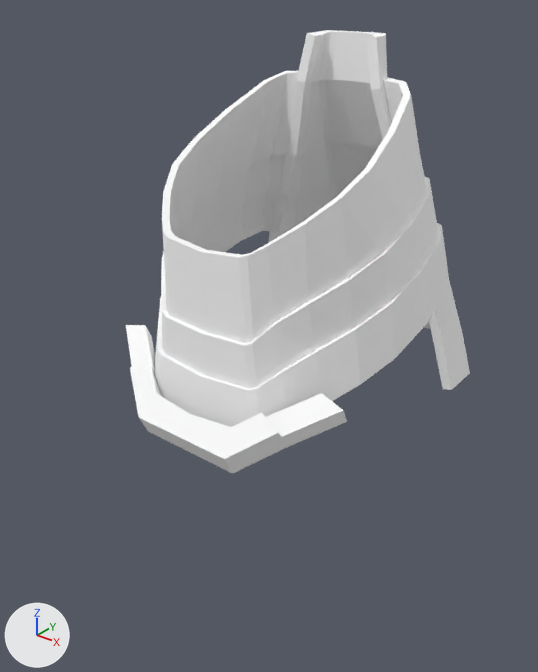
The Blender file Parts/1. Head/1.2. Neck/neck.blend: old version first, new version second.
One viewpoint serves both versions: a 50 mm lens placed at (22.5, -26.9, 162.1), pointed at (-0.2, 1.5, 144.4). Arrows for +X, +Y and +Z are at lower left; the lights stay in place.

In view in the first picture: 'Iron_Man_Mark_VII'.
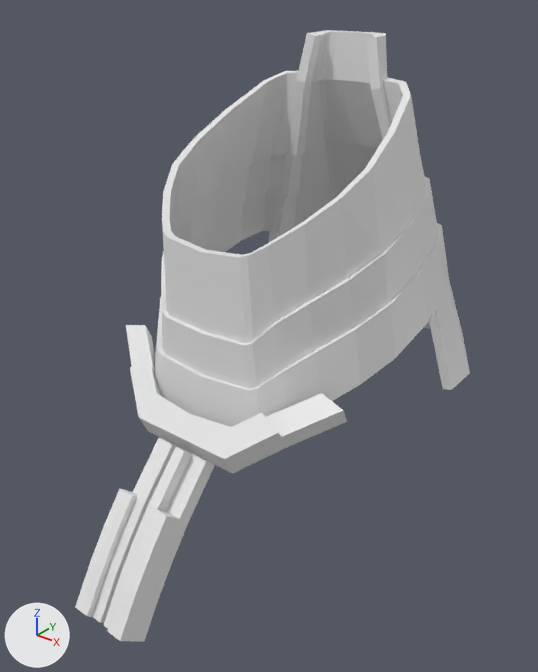
The change, as JSON lines over the scene's bpy script:
```json
{"block": "me_iron_man_mark_vii", "where": "# used by ob_iron_man_mark_vii; location = (0.0, 0.0, 0.0); rotation_euler = (1.571, 0.0, 0.0), in degrees (90, 0, 0)"}
{"op": "remove", "block": "me_iron_man_mark_vii", "code": "me_iron_man_mark_vii.from_pydata(...)  # 2463 vertices, 2432 faces; spans x -7.7..7.4, y 140.1..159.4, z -16.9..5.5"}
{"op": "add", "block": "me_iron_man_mark_vii", "code": "me_iron_man_mark_vii.from_pydata(...)  # 2975 vertices, 2936 faces; spans x -7.7..7.4, y 133.0..159.4, z -16.9..11.6"}
{"block": "me_iron_man_mark_vii", "change": "me_iron_man_mark_vii part 1: a new loose piece of 164 vertices spanning x -1.8..-0.9, y 133.0..140.9, z 4.8..11.6"}
{"block": "me_iron_man_mark_vii", "change": "me_iron_man_mark_vii part 2: a new loose piece of 164 vertices spanning x 0.6..1.5, y 133.0..140.9, z 4.8..11.6"}
{"block": "me_iron_man_mark_vii", "change": "me_iron_man_mark_vii part 3: a new loose piece of 92 vertices spanning x -0.9..-0.3, y 133.0..141.3, z 4.8..11.4"}
{"block": "me_iron_man_mark_vii", "change": "me_iron_man_mark_vii part 4: a new loose piece of 92 vertices spanning x 0.0..0.6, y 133.0..141.3, z 4.8..11.4"}
{"block": "me_iron_man_mark_vii", "change": "me_iron_man_mark_vii part 5: 2432 faces spanning x -7.7..7.4, y 140.1..159.4, z -16.9..5.5 switch from mat_default (white #ffffff) to no material"}
```

Location of each change, (x1, y1, x2, y2) in pixels of the pictures (538 x 672 px):
```json
{"object": "Iron_Man_Mark_VII", "change": "reshaped", "before": [126, 30, 470, 474], "after": [75, 30, 470, 642], "on screen": "15% wider, 38% taller"}
{"part": 1, "of": "me_iron_man_mark_vii", "change": "added", "after": [75, 438, 174, 617]}
{"part": 2, "of": "me_iron_man_mark_vii", "change": "added", "after": [107, 455, 215, 642]}
{"part": 3, "of": "me_iron_man_mark_vii", "change": "added", "after": [92, 441, 186, 623]}
{"part": 4, "of": "me_iron_man_mark_vii", "change": "added", "after": [104, 447, 194, 628]}
{"part": 5, "of": "me_iron_man_mark_vii", "change": "recoloured", "before": [126, 30, 469, 474], "after": [126, 30, 469, 474]}
```
